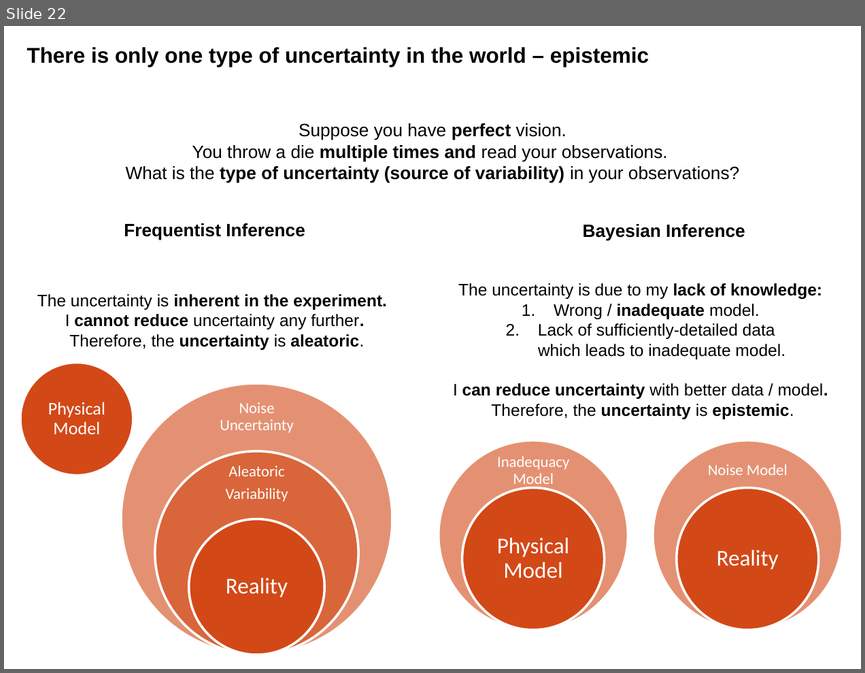
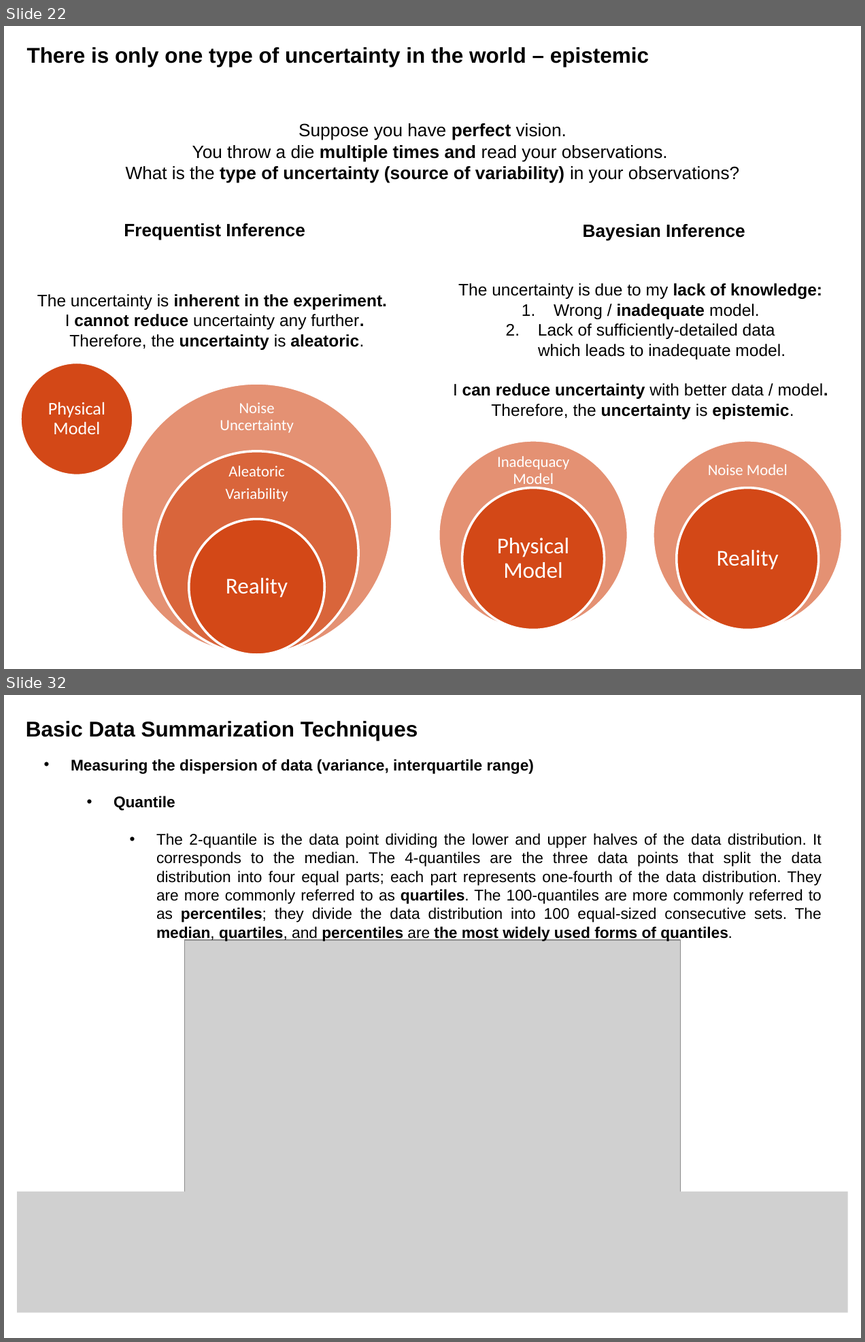
Before and after one commit to shahmoradi/IDS2024S, a slide deck: lecture/4.probability.pptx. Shown one above the other, each under a label of ours: slide 22 before the commit, slides 22 and 32 after it; the slides between them are not shown. The pictures are 865x673 and 865x1342 pixels, drawn with LibreOffice and Linux fonts; fonts in the diff are those of the drawing; grey boxes stand for pictures; background and template pictures are left out. Boxes give left, top, right and bottom in pixels: in the first picture for what was removed or moved away, otherwise in the second. Text is boxed around its words. In the diff, an @@ line names an element or a change of style, - is before the commit and + after.

```diff
--- a/lecture/4.probability.pptx
+++ b/lecture/4.probability.pptx
@@ slide 32 added at [4, 695, 861, 1338], background picture (left out) @@
@@ title added at [26, 721, 418, 741], 18 pt, text #000000, bold @@
+Basic Data Summarization Techniques
@@ text added at [71, 759, 822, 941], 13 pt, text #000000 @@
+• Measuring the dispersion of data (variance, interquartile range)
+  • Quantile
+    • The 2-quantile is the data point dividing the lower and upper halves of the data distribution. It corresponds to the median. The 4-quantiles are the three data points that split the data distribution into four equal parts; each part represents one-fourth of the data distribution. They are more commonly referred to as quartiles. The 100-quantiles are more commonly referred to as percentiles; they divide the data distribution into 100 equal-sized consecutive sets. The median, quartiles, and percentiles are the most widely used forms of quantiles.
@@ picture added at [185, 940, 680, 1200] @@
@@ picture added at [17, 1191, 847, 1312] @@
```
Also in this commit, not shown: 1 slide changed, 21 other slides added, 24 other files.
